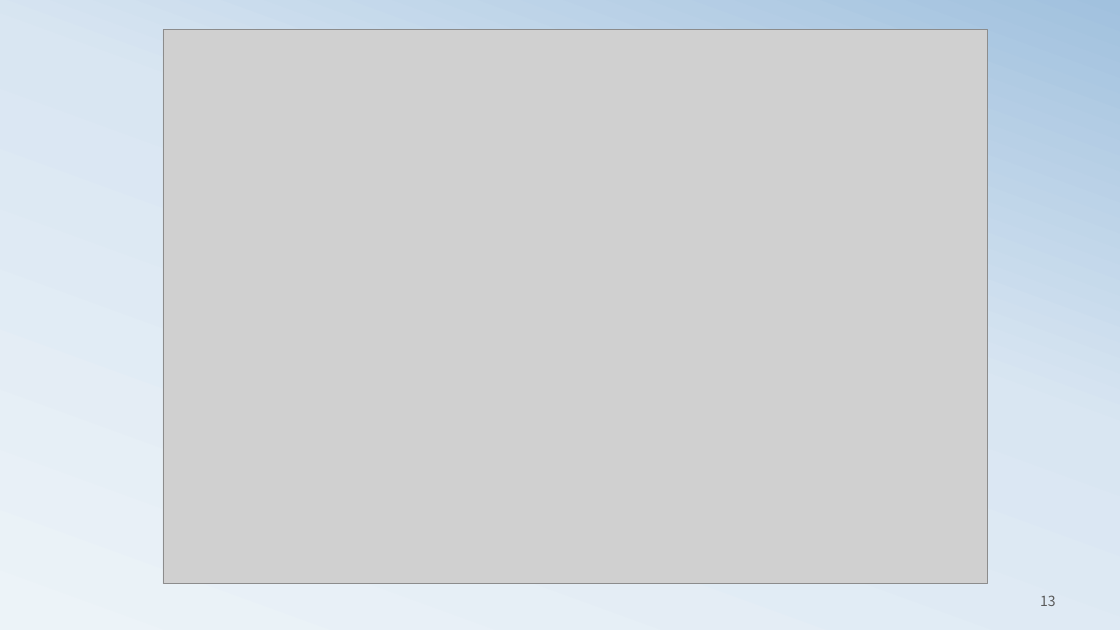
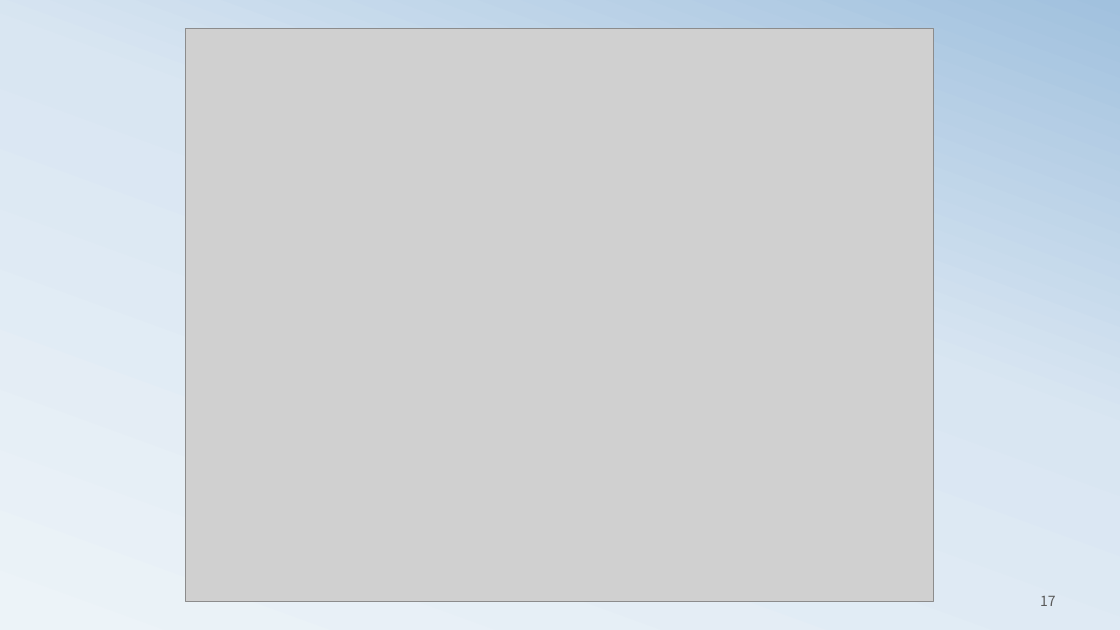
Before and after one commit to ancestor9/mathematics-for-machine-learning, a slide deck: slide 17 of 3_Estimation.pptx (slide 13 before the commit). Drawn at 1120x630 pixels with LibreOffice and Linux fonts; fonts in the diff are those of the drawing; grey boxes stand for pictures. Boxes give left, top, right and bottom in pixels: in the first picture for what was removed or moved away, otherwise in the second. Text is boxed around its words. In the diff, an @@ line names an element or a change of style, - is before the commit and + after.

```diff
--- a/3_Estimation.pptx
+++ b/3_Estimation.pptx
@@ picture resized from (x1=163, y1=29, x2=987, y2=584) to (x1=185, y1=28, x2=933, y2=602) @@
@@ page number at (x1=1040, y1=596, x2=1056, y2=606): text changed @@
-13
+17
```
Also in this commit, not shown: 1 other slide changed, 6 slides added.
